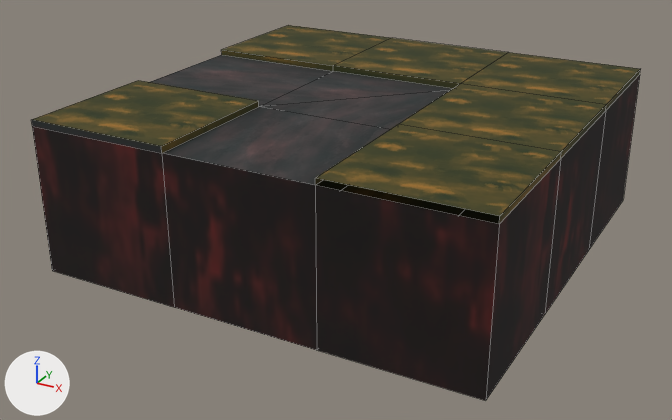
One commit to the OBJ model assets/meshes/road-angle.obj: the scene before it, then after it.
One viewpoint serves both versions: a 50 mm camera at (0.917, -1.79, 0.608) aimed at (-0.03, -0.068, -0.254). The lights are fixed; the arrows at lower left show +X, +Y and +Z. Mesh edges are drawn as thin lines. Where no turn or scale is listed for an object, it has been applied to the vertices.

Objects in the first picture: 'angle.001'.
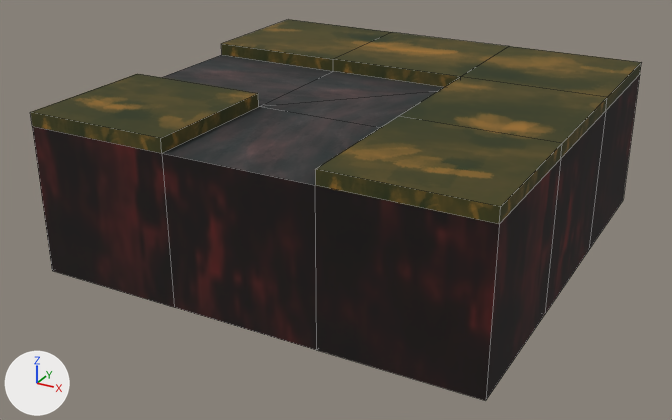
Commit message: update roads

Pixel boxes (x1, y1, x2, y2) of what changed, in the pictures (672 x 420 px):
```json
{"object": "angle.001", "change": "reshaped", "before": [31, 25, 641, 401], "after": [30, 19, 642, 401]}
{"part": 1, "of": "me_angle_001", "change": "built on", "before": [32, 25, 641, 224], "after": [32, 19, 642, 224]}
{"part": 2, "of": "me_angle_001", "change": "recoloured", "before": [31, 120, 162, 153], "after": [30, 112, 162, 153], "on screen": "black to brown"}
```

Edits to the scene script, one JSON object a line:
```json
{"block": "me_angle_001", "where": "# used by ob_angle_001; location = (0.0, 0.0, 0.0)"}
{"block": "me_angle_001", "where": "# verts and faces of me_angle_001; kept vertices keep their numbers, new ones are numbered from 48"}
{"block": "me_angle_001", "where": "# before: 1 (0.5, -0.5, 0.0) at pixel (499, 224), 6 (0.167, -0.5, 0.0) at pixel (315, 185), 8 (0.167, 0.5, 0.014) at pixel (508, 52), 9 (0.5, 0.5, 0.014) at pixel (640, 68), 10 (0.5, -0.5, 0.014) at pixel (499, 216)"}
{"block": "me_angle_001", "where": "# before: 11 (-0.167, -0.5, 0.014) at pixel (161, 146), 12 (-0.5, -0.5, 0.014) at pixel (31, 119), 13 (-0.5, 0.5, 0.014) at pixel (288, 25), 14 (-0.167, 0.5, 0.014) at pixel (392, 37), 15 (0.167, -0.5, 0.014) at pixel (315, 178)"}
{"block": "me_angle_001", "where": "# before: 32 (0.5, 0.167, 0.014) at pixel (606, 104), 33 (0.5, -0.167, 0.014) at pixel (561, 151), 34 (-0.5, -0.167, 0.014) at pixel (138, 80), 35 (-0.5, 0.167, 0.014) at pixel (221, 49), 36 (0.167, -0.167, 0.014) at pixel (398, 124)"}
{"block": "me_angle_001", "where": "# before: 37 (0.167, 0.167, 0.014) at pixel (460, 83), 38 (-0.167, -0.167, 0.014) at pixel (258, 100), 39 (-0.167, 0.167, 0.014) at pixel (333, 65)"}
{"op": "remove", "block": "me_angle_001", "code": "me_angle_001.from_pydata(...)  # 48 vertices, 46 faces; spans x -0.5..0.5, y -0.5..0.5, z -0.332..0.014"}
{"op": "add", "block": "me_angle_001", "code": "me_angle_001.from_pydata(...)  # 48 vertices, 47 faces; spans x -0.5..0.5, y -0.5..0.5, z -0.332..0.03"}
{"block": "me_angle_001", "change": "me_angle_001 part 1"}
{"op": "add", "block": "me_angle_001", "code": "for i in [*range(8, 16), *range(32, 40)]: verts[i] += (0.0, 0.0, 0.016)"}
{"op": "add", "block": "me_angle_001", "code": "faces += [(1, 10, 15, 6)]  # mat_material_001 (picture img_tile_grass_png)"}
{"block": "me_angle_001", "change": "me_angle_001 part 2: 1 face spanning x -0.5..-0.167, y -0.5, z 0.0..0.03 switches from mat_tile_road to mat_material_001 (picture img_tile_grass_png)"}
```
